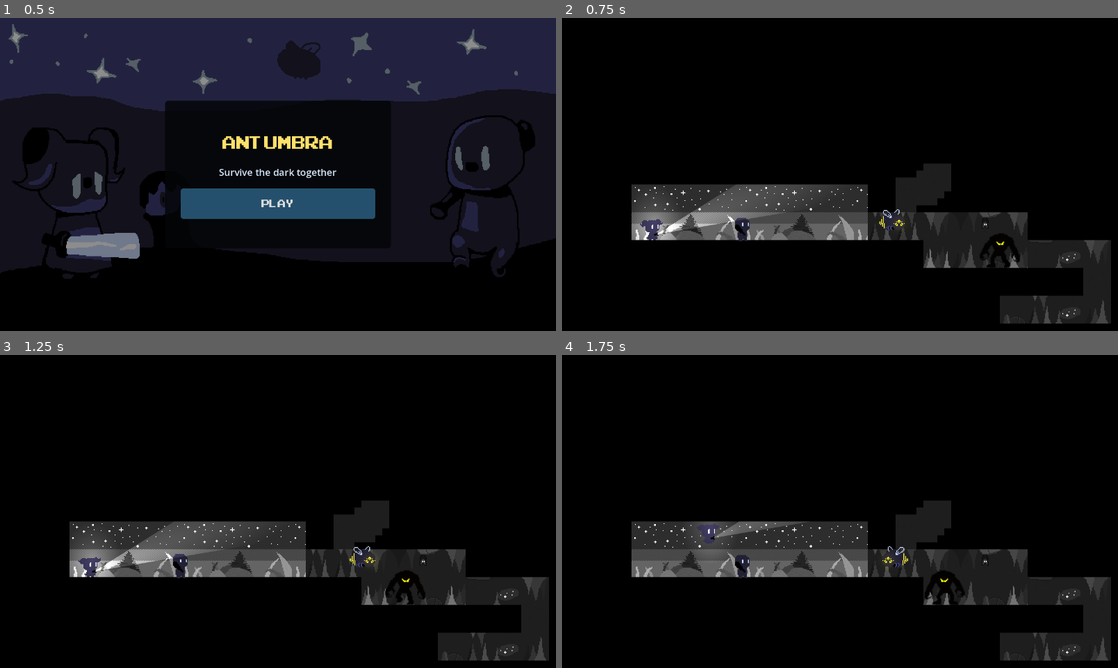
Above: before the commit, frames 1-4 (two rows, left to right).
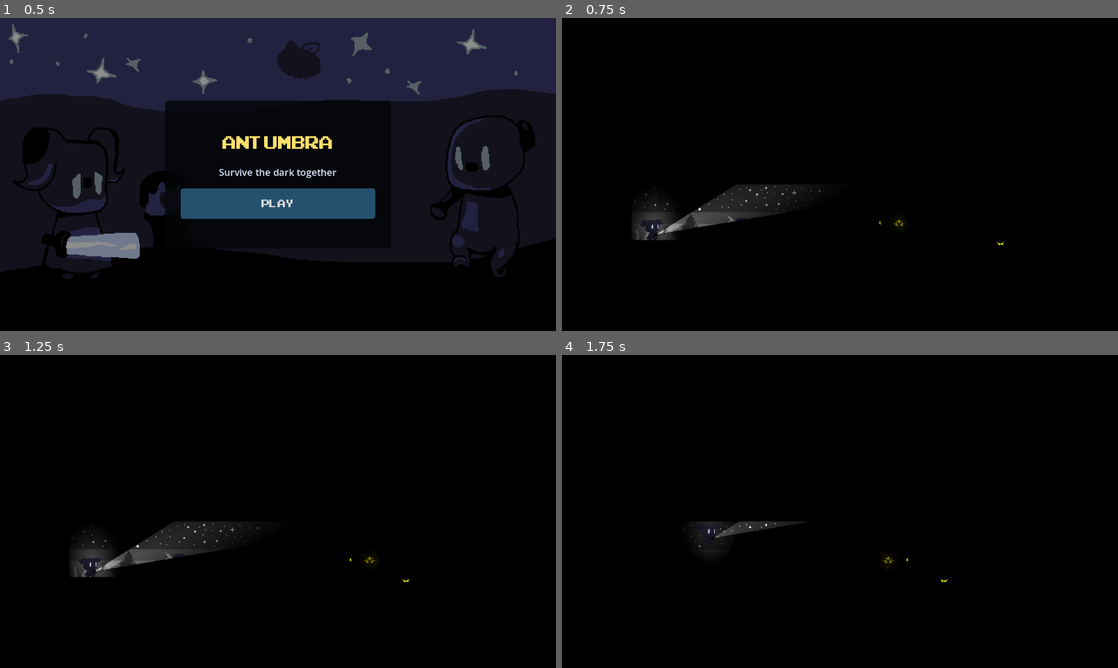
Above: after the commit, the same moments.

Repository: Makelfy/project-fire-and-water
Game: Godot game, scene res://scenes/main_menu.tscn
The game is run twice, just before and just after one commit, with the same random seed, the same clock (stepped at 60 frames per second) and the same inputs. The engine's default icon, where the game draws it, is replaced by a stand-in: a white triangle on a blue panel in a dark square.
Inputs (mouse positions are in pixels of both pictures, inside the frame that each line leads up to):
- Up to frame 1 (0.5 s): no input
- Up to frame 2 (0.75 s): click "PLAY" at 0.5 s
- Up to frame 3 (1.25 s): no input
- Up to frame 4 (1.75 s): move the mouse to (962, 495) at 1.27 s; hold Right (ui_right) from 1.28 s (still down); tap Space (attack) at 1.35 s; tap Up (up1) at 1.52 s

Frame 1 is identical in both runs. In frame 2, 16% of the frame differs, in the area x 12-99%, y 46-98%; in frame 3, 16%; in frame 4, 16%.

Commit message:
asas

Diff:
--- a/scenes/bullet.tscn
+++ b/scenes/bullet.tscn
@@ -1,6 +1,5 @@
-[gd_scene format=3 uid="uid://cykrfm76nmcrb"]
+[gd_scene format=3 uid="uid://b3ecxlmyl5780"]
 
-[ext_resource type="Texture2D" uid="uid://rywgr1trs0kn" path="res://assets/images/icon.svg" id="1_mkf8s"]
 [ext_resource type="Script" uid="uid://c78ed7nds2v4g" path="res://scripts/bullet.gd" id="1_y25gk"]
 
 [sub_resource type="CapsuleShape2D" id="CapsuleShape2D_y25gk"]
@@ -8,6 +7,7 @@
 height = 134.40894
 
 [node name="Bullet" type="Area2D" unique_id=185754786]
+z_index = 12
 scale = Vector2(0.129, 0.133)
 collision_mask = 7
 script = ExtResource("1_y25gk")
@@ -16,8 +16,11 @@
 scale = Vector2(1.4964219, 1.3558415)
 shape = SubResource("CapsuleShape2D_y25gk")
 
-[node name="Sprite2D" type="Sprite2D" parent="." unique_id=696985325]
-scale = Vector2(1.4964219, 1.3558415)
-texture = ExtResource("1_mkf8s")
+[node name="ColorRect" type="ColorRect" parent="." unique_id=395708809]
+offset_left = -62.015503
+offset_top = -67.66917
+offset_right = 69.76744
+offset_bottom = 67.66915
+color = Color(1, 0.7137255, 0, 1)
 
 [connection signal="body_entered" from="." to="." method="_on_body_entered"]
--- a/scenes/enemy.tscn
+++ b/scenes/enemy.tscn
@@ -2,9 +2,14 @@
 
 [ext_resource type="Script" uid="uid://dao3uxxfc3fdl" path="res://scripts/enemy.gd" id="1_md0e3"]
 [ext_resource type="Texture2D" uid="uid://d0qx6wbf2gpd1" path="res://assets/images/enemy.png" id="2_4ra3w"]
+[ext_resource type="AudioStream" uid="uid://dig2jqpdwwdq0" path="res://audio/sound_effects/enemy/enemy/wandering/enemy_wandering2.mp3" id="2_8qclf"]
 [ext_resource type="Texture2D" uid="uid://cx6od42bj8bjs" path="res://2d_lights_and_shadows_neutral_point_light.webp" id="3_4ra3w"]
 [ext_resource type="Texture2D" uid="uid://hhrula0b1xas" path="res://assets/images/enemy_walking.png" id="3_c4w8v"]
+[ext_resource type="AudioStream" uid="uid://bnjj6ld1uuggb" path="res://audio/sound_effects/enemy/enemy/wandering/enemy_wandering3.mp3" id="3_w8i8w"]
+[ext_resource type="AudioStream" uid="uid://d0k8d4hjcunv" path="res://audio/sound_effects/enemy/enemy/wandering/enemy_wandering4.mp3" id="4_otmr2"]
 [ext_resource type="Texture2D" uid="uid://cegl2y4xdqee3" path="res://assets/images/enemy_walking2.png" id="4_xwavj"]
+[ext_resource type="AudioStream" uid="uid://b11gmeih1qtgy" path="res://audio/sound_effects/enemy/enemy/wandering/enemy_wandering5.mp3" id="5_wtq4b"]
+[ext_resource type="AudioStream" uid="uid://bt74tgs347tqj" path="res://audio/sound_effects/enemy/enemy/wandering/enemy_wandering.mp3" id="6_j0cyh"]
 
 [sub_resource type="RectangleShape2D" id="RectangleShape2D_5uy6h"]
 size = Vector2(80, 80)
@@ -39,6 +44,11 @@
 patrol_point_b = NodePath("PatrolPointB")
 min_wait_time = 0.85
 max_wait_time = 2.4
+wander1 = ExtResource("2_8qclf")
+wander2 = ExtResource("3_w8i8w")
+wander3 = ExtResource("4_otmr2")
+wander4 = ExtResource("5_wtq4b")
+wander5 = ExtResource("6_j0cyh")
 
 [node name="CollisionShape2D" type="CollisionShape2D" parent="." unique_id=981531920]
 position = Vector2(32, -16)
@@ -69,10 +79,17 @@
 texture = ExtResource("3_4ra3w")
 texture_scale = 4.51
 
-[node name="PatrolPointA" type="Marker2D" parent="."]
+[node name="PatrolPointA" type="Marker2D" parent="." unique_id=1001403072]
 position = Vector2(-200, 0)
 
-[node name="PatrolPointB" type="Marker2D" parent="."]
+[node name="PatrolPointB" type="Marker2D" parent="." unique_id=2045104723]
 position = Vector2(200, 0)
 
+[node name="AudioStreamPlayer2D" type="AudioStreamPlayer2D" parent="." unique_id=2130906787]
+
+[node name="Timer" type="Timer" parent="." unique_id=376084665]
+wait_time = 5.0
+autostart = true
+
 [connection signal="body_entered" from="." to="." method="_on_body_entered"]
+[connection signal="timeout" from="Timer" to="." method="_on_timer_timeout"]
--- a/scenes/flying_enemy.tscn
+++ b/scenes/flying_enemy.tscn
@@ -2,8 +2,12 @@
 
 [ext_resource type="Script" uid="uid://dg36vct6kl7rx" path="res://scripts/flying_enemy.gd" id="1_lrtul"]
 [ext_resource type="Texture2D" uid="uid://1l6gcsaju5b7" path="res://assets/images/flying_enemy.png" id="2_dyvm4"]
+[ext_resource type="AudioStream" uid="uid://ckl3kxu7w4ugp" path="res://audio/sound_effects/enemy/flying_enemy/wandering/flying_enemy_wandering2.mp3" id="2_x4wu4"]
 [ext_resource type="Texture2D" uid="uid://cx6od42bj8bjs" path="res://2d_lights_and_shadows_neutral_point_light.webp" id="3_dyvm4"]
+[ext_resource type="AudioStream" uid="uid://bpam1q2rqc5yn" path="res://audio/sound_effects/enemy/flying_enemy/wandering/flying_enemy_wandering3.mp3" id="3_iapyh"]
 [ext_resource type="Texture2D" uid="uid://clj6fbvqm0qvq" path="res://assets/images/flying_enemy2.png" id="3_ms2v3"]
+[ext_resource type="AudioStream" uid="uid://cnr7641dwd4vp" path="res://audio/sound_effects/enemy/flying_enemy/wandering/flying_enemy_wandering4.mp3" id="4_uekyw"]
+[ext_resource type="AudioStream" uid="uid://di87el60ms3cm" path="res://audio/sound_effects/enemy/flying_enemy/wandering/flying_enemy_wandering.mp3" id="5_2yokl"]
 
 [sub_resource type="RectangleShape2D" id="RectangleShape2D_5uy6h"]
 size = Vector2(48, 48)
@@ -27,6 +31,10 @@
 collision_mask = 7
 script = ExtResource("1_lrtul")
 start_dir = 1
+wander1 = ExtResource("2_x4wu4")
+wander2 = ExtResource("3_iapyh")
+wander3 = ExtResource("4_uekyw")
+wander4 = ExtResource("5_2yokl")
 
 [node name="CollisionShape2D" type="CollisionShape2D" parent="." unique_id=981531920]
 position = Vector2(32, -32)
@@ -78,4 +86,10 @@
 [node name="PatrolPointB" type="Marker2D" parent="." unique_id=46254673]
 position = Vector2(188, 0)
 
+[node name="Timer" type="Timer" parent="." unique_id=71856202]
+autostart = true
+
+[node name="AudioStreamPlayer2D" type="AudioStreamPlayer2D" parent="." unique_id=768011741]
+
 [connection signal="body_entered" from="." to="." method="_on_body_entered"]
+[connection signal="timeout" from="Timer" to="." method="_on_timer_timeout"]
--- a/scenes/player_1.tscn
+++ b/scenes/player_1.tscn
@@ -1,11 +1,16 @@
 [gd_scene format=3 uid="uid://drb5fwqdgypqh"]
 
 [ext_resource type="Script" uid="uid://rdk6e6blqqpx" path="res://scripts/player_1.gd" id="1_rfmnd"]
+[ext_resource type="AudioStream" uid="uid://bw7mfrd2076in" path="res://audio/sound_effects/weapon/bat/hit/bat_attack2.mp3" id="2_cyakk"]
 [ext_resource type="Texture2D" uid="uid://daujrr181n68s" path="res://assets/images/player1_attack.png" id="2_f2c3w"]
 [ext_resource type="Texture2D" uid="uid://c7baat0ta8y7i" path="res://assets/images/player1_idle2.png" id="2_vod78"]
+[ext_resource type="AudioStream" uid="uid://ietc83duiyx1" path="res://audio/sound_effects/weapon/bat/hit/bat_attack3.mp3" id="3_7m5b5"]
 [ext_resource type="Texture2D" uid="uid://c22oxs1ihfxb1" path="res://assets/images/player1_attack2.png" id="3_jkihx"]
 [ext_resource type="Texture2D" uid="uid://be6qoqyjie57q" path="res://assets/images/player1_idle.png" id="3_wqd30"]
 [ext_resource type="Texture2D" uid="uid://mngca1f68w3e" path="res://assets/images/player1_walk.png" id="4_jkihx"]
+[ext_resource type="AudioStream" uid="uid://xwe2o7jxow7n" path="res://audio/sound_effects/weapon/bat/swing/bat_attack2.mp3" id="4_xfu11"]
+[ext_resource type="AudioStream" uid="uid://5mww66oltqdy" path="res://audio/sound_effects/weapon/bat/swing/bat_attack.mp3" id="5_ngimn"]
+[ext_resource type="AudioStream" uid="uid://dtofnv86s8rwo" path="res://audio/sound_effects/main_character_hurt.mp3" id="6_ngimn"]
 [ext_resource type="Texture2D" uid="uid://mvl2lba07x3m" path="res://assets/images/attack.png" id="6_qgfdq"]
 
 [sub_resource type="SpriteFrames" id="SpriteFrames_f2c3w"]
@@ -53,6 +58,11 @@
 [node name="player1" type="CharacterBody2D" unique_id=1766431460 groups=["player"]]
 collision_layer = 2
 script = ExtResource("1_rfmnd")
+attack_sound1 = ExtResource("2_cyakk")
+attack_sound2 = ExtResource("3_7m5b5")
+attackhit_sound1 = ExtResource("4_xfu11")
+attackhit_sound2 = ExtResource("5_ngimn")
+hit_sound = ExtResource("6_ngimn")
 
 [node name="AnimatedSprite2D" type="AnimatedSprite2D" parent="." unique_id=1339888960]
 texture_filter = 5
@@ -76,6 +86,8 @@
 
 [node name="AttackTimer" type="Timer" parent="." unique_id=705868225]
 
+[node name="AudioStreamPlayer2D" type="AudioStreamPlayer2D" parent="." unique_id=1406148716]
+
 [connection signal="animation_finished" from="AnimatedSprite2D" to="." method="_on_animated_sprite_2d_animation_finished"]
 [connection signal="area_entered" from="attack" to="." method="_on_attack_area_entered"]
 [connection signal="timeout" from="AttackTimer" to="." method="_on_attack_timer_timeout"]
--- a/scenes/player_2.tscn
+++ b/scenes/player_2.tscn
@@ -1,6 +1,7 @@
 [gd_scene format=3 uid="uid://bh8t3lwtdxfk6"]
 
 [ext_resource type="Script" uid="uid://opem2o1funvr" path="res://scripts/player_2.gd" id="1_l6tho"]
+[ext_resource type="AudioStream" uid="uid://dtofnv86s8rwo" path="res://audio/sound_effects/main_character_hurt.mp3" id="2_b2c7a"]
 [ext_resource type="Texture2D" uid="uid://bvm445mk7hy2h" path="res://assets/images/player2_walk.png" id="2_povjg"]
 [ext_resource type="Script" path="res://scenes/flashlight.gd" id="3_0mr0g"]
 [ext_resource type="Texture2D" uid="uid://bur5u5wl1w8sr" path="res://assets/images/player2_idle.png" id="3_hkoe6"]
@@ -44,6 +45,7 @@
 [node name="player2" type="CharacterBody2D" unique_id=1334981847 groups=["player"]]
 collision_layer = 4
 script = ExtResource("1_l6tho")
+hit_sound = ExtResource("2_b2c7a")
 
 [node name="AnimatedSprite2D" type="AnimatedSprite2D" parent="." unique_id=2121929346]
 position = Vector2(0, -8)
@@ -82,5 +84,7 @@
 texture = ExtResource("9_ne6jw")
 texture_scale = 4.51
 
+[node name="AudioStreamPlayer2D" type="AudioStreamPlayer2D" parent="." unique_id=1038108090]
+
 [connection signal="area_entered" from="Flashlight" to="." method="_on_flashlight_area_entered"]
 [connection signal="area_exited" from="Flashlight" to="." method="_on_flashlight_area_exited"]
--- a/scenes/ranged_monster.tscn
+++ b/scenes/ranged_monster.tscn
@@ -1,22 +1,53 @@
-[gd_scene format=3 uid="uid://ba3nunuuf1ek"]
+[gd_scene format=3 uid="uid://bglb1a0hflbft"]
 
 [ext_resource type="Script" uid="uid://drwh624jcaes3" path="res://scripts/ranged_monster.gd" id="1_rwvi7"]
-[ext_resource type="PackedScene" uid="uid://cykrfm76nmcrb" path="res://scenes/bullet.tscn" id="2_4xx58"]
-[ext_resource type="Texture2D" uid="uid://d0qx6wbf2gpd1" path="res://assets/images/enemy.png" id="2_yb8kd"]
+[ext_resource type="PackedScene" uid="uid://b3ecxlmyl5780" path="res://scenes/bullet.tscn" id="2_4xx58"]
+[ext_resource type="Texture2D" uid="uid://chqh70i21l4h7" path="res://assets/images/shooting_enemy.png" id="3_4xx58"]
+[ext_resource type="AudioStream" uid="uid://csy3dt8munia3" path="res://audio/sound_effects/enemy/shooting_enemy/attack/shooting_enemy_attack2.mp3" id="3_e2meb"]
+[ext_resource type="AudioStream" uid="uid://c0kxv8x6i1dur" path="res://audio/sound_effects/enemy/shooting_enemy/attack/shooting_enemy_attack3.mp3" id="4_i373v"]
+[ext_resource type="Texture2D" uid="uid://dynj5a1r2lq88" path="res://assets/images/shooting_enemy2.png" id="4_kgish"]
+[ext_resource type="AudioStream" uid="uid://bps44gweusiol" path="res://audio/sound_effects/enemy/shooting_enemy/attack/shooting_enemy_attack4.mp3" id="5_jgs8b"]
+[ext_resource type="Texture2D" uid="uid://cbia1arbe7vrv" path="res://assets/images/shooting_enemy_shoot.png" id="5_kgish"]
+[ext_resource type="AudioStream" uid="uid://dm8mq47x8r3ri" path="res://audio/sound_effects/enemy/shooting_enemy/attack/shooting_enemy_attack5.mp3" id="6_iqp7w"]
+[ext_resource type="AudioStream" uid="uid://davkaasf6uane" path="res://audio/sound_effects/enemy/shooting_enemy/attack/shooting_enemy_attack.mp3" id="7_8gedd"]
 
-[sub_resource type="CapsuleShape2D" id="CapsuleShape2D_4xx58"]
-height = 36.0
+[sub_resource type="SpriteFrames" id="SpriteFrames_5boi2"]
+animations = [{
+"frames": [{
+"duration": 1.0,
+"texture": ExtResource("3_4xx58")
+}, {
+"duration": 1.0,
+"texture": ExtResource("4_kgish")
+}],
+"loop": true,
+"name": &"default",
+"speed": 5.0
+}, {
+"frames": [{
+"duration": 1.0,
+"texture": ExtResource("5_kgish")
+}],
+"loop": true,
+"name": &"shoot",
+"speed": 5.0
+}]
+
+[sub_resource type="RectangleShape2D" id="RectangleShape2D_74y1t"]
+size = Vector2(24, 46)
 
 [node name="RangedMonster" type="Area2D" unique_id=1576581175 groups=["enemy"]]
 collision_mask = 7
 script = ExtResource("1_rwvi7")
 bullet = ExtResource("2_4xx58")
+shoot1 = ExtResource("3_e2meb")
+shoot2 = ExtResource("4_i373v")
+shoot3 = ExtResource("5_jgs8b")
+shoot4 = ExtResource("6_iqp7w")
+shoot5 = ExtResource("7_8gedd")
 
-[node name="CollisionShape2D" type="CollisionShape2D" parent="." unique_id=316910807]
-shape = SubResource("CapsuleShape2D_4xx58")
-
-[node name="Sprite2D" type="Sprite2D" parent="." unique_id=779214289]
-texture = ExtResource("2_yb8kd")
+[node name="Sprite2D" type="AnimatedSprite2D" parent="." unique_id=873292329]
+sprite_frames = SubResource("SpriteFrames_5boi2")
 
 [node name="Player1Raycast" type="RayCast2D" parent="." unique_id=382995108]
 collision_mask = 6
@@ -28,5 +59,13 @@
 wait_time = 3.0
 autostart = true
 
+[node name="CollisionShape2D" type="CollisionShape2D" parent="." unique_id=316910807]
+position = Vector2(2, 9)
+shape = SubResource("RectangleShape2D_74y1t")
+
+[node name="Timer2" type="Timer" parent="." unique_id=297905584]
+
+[node name="AudioStreamPlayer2D" type="AudioStreamPlayer2D" parent="." unique_id=1637598746]
+
 [connection signal="body_entered" from="." to="." method="_on_body_entered"]
 [connection signal="timeout" from="Timer" to="." method="_on_timer_timeout"]
--- a/scenes/test_scene.tscn
+++ b/scenes/test_scene.tscn
@@ -5,10 +5,10 @@
 [ext_resource type="Texture2D" uid="uid://bttwdcaa02r63" path="res://assets/images/Sprite-0002-Sheet.png" id="2_rnaij"]
 [ext_resource type="PackedScene" uid="uid://bh8t3lwtdxfk6" path="res://scenes/player_2.tscn" id="4_7ddre"]
 [ext_resource type="Texture2D" uid="uid://rywgr1trs0kn" path="res://assets/images/icon.svg" id="5_qjeyg"]
-[ext_resource type="Script" uid="uid://cu86vlmtay04e" path="res://scripts/canvas_layer.gd" id="6_canvas"]
+[ext_resource type="Script" path="res://scripts/canvas_layer.gd" id="6_canvas"]
 [ext_resource type="PackedScene" uid="uid://djul02odexf1a" path="res://scenes/gameover.tscn" id="7_gameover"]
 [ext_resource type="PackedScene" uid="uid://bvmjmb4y3q1gy" path="res://scenes/flying_enemy.tscn" id="8_rnaij"]
-[ext_resource type="PackedScene" uid="uid://bh6m1ek5wcrh7" path="res://scenes/spike.tscn" id="9_h3xc6"]
+[ext_resource type="PackedScene" uid="uid://bglb1a0hflbft" path="res://scenes/ranged_monster.tscn" id="10_s36qc"]
 
 [sub_resource type="OccluderPolygon2D" id="OccluderPolygon2D_qjeyg"]
 polygon = PackedVector2Array(-8, -8, 8, -8, 8, 8, -8, 8)
@@ -1140,12 +1140,12 @@
 position = Vector2(560, 639)
 
 [node name="CanvasModulate" type="CanvasModulate" parent="." unique_id=226177707]
-visible = false
 position = Vector2(16.000122, -316)
 scale = Vector2(0.25599992, 0.21066669)
 color = Color(0, 0, 0, 1)
 
 [node name="TileMapLayer" type="TileMapLayer" parent="." unique_id=493040724]
+z_index = -1
 tile_map_data = PackedByteArray("AADe/9f/AQAAAAAAAADe/9j/AQAAAAEAAADf/9f/AQABAAAAAADf/9j/AQABAAEAAADe/9n/AQAAAAAAAADe/9 …(64208 unchanged characters)…
 tile_set = SubResource("TileSet_wtsjf")
 
@@ -1189,7 +1189,9 @@
 z_index = 3
 position = Vector2(144, -141)
 
-[node name="Spike" parent="." unique_id=497970394 instance=ExtResource("9_h3xc6")]
-position = Vector2(-16, -55)
+[node name="RangedMonster" parent="." unique_id=1576581175 node_paths=PackedStringArray("player1", "player2") instance=ExtResource("10_s36qc")]
+position = Vector2(17, -160)
+player1 = NodePath("../player1")
+player2 = NodePath("../player2")
 
 [connection signal="pressed" from="CanvasLayer/Button" to="CanvasLayer" method="_on_button_pressed"]
--- a/scripts/bullet.gd
+++ b/scripts/bullet.gd
@@ -18,10 +18,9 @@
 	global_position += dir * SPEED * delta
 
 func _on_body_entered(body: Node2D) -> void:
-	print("hit player")
 	if body.is_in_group("player"):
-		var sprite = body.get_child(0)
-		sprite.modulate = Color(1.0, 0.0, 0.0, 1.0)
+		body.take_damage(30)
+
 		body.start_timer()
 		if body.has_method("apply_knockback"):
 			body.apply_knockback(global_position)
--- a/scripts/enemy.gd
+++ b/scripts/enemy.gd
@@ -10,6 +10,14 @@
 @export var min_wait_time: float = 0.35
 @export var max_wait_time: float = 1.2
 
+@export var wander1 : AudioStream
+@export var wander2 : AudioStream
+@export var wander3 : AudioStream
+@export var wander4 : AudioStream
+@export var wander5 : AudioStream
+var wander_sounds : Array
+
+
 var patrol_points: Array[Vector2] = []
 var target_point_index: int = 1
 var direction: int = 1
@@ -21,6 +29,13 @@
 	_setup_patrol_points()
 	_update_sprite()
 	_play_walk_animation()
+	wander_sounds.append(wander1)
+	wander_sounds.append(wander2)
+	wander_sounds.append(wander3)
+	wander_sounds.append(wander4)
+	wander_sounds.append(wander5)
+	$AudioStreamPlayer2D.volume_db = 10
+	$Timer.wait_time = randf_range(5, 7)
 
 func _physics_process(delta: float) -> void:
 	if patrol_points.size() < 2 or is_waiting:
@@ -123,3 +138,8 @@
 
 func set_damagable(val):
 	is_damagable = val
+
+
+func _on_timer_timeout() -> void:
+	$AudioStreamPlayer2D.stream = wander_sounds.pick_random()
+	$AudioStreamPlayer2D.play()
--- a/scripts/flying_enemy.gd
+++ b/scripts/flying_enemy.gd
@@ -13,7 +13,20 @@
 
 var light_start_positions := {}
 
+@export var wander1 : AudioStream
+@export var wander2 : AudioStream
+@export var wander3 : AudioStream
+@export var wander4 : AudioStream
+var wander_sounds : Array
+
 func _ready() -> void:
+	wander_sounds.append(wander1)
+	wander_sounds.append(wander2)
+	wander_sounds.append(wander3)
+	wander_sounds.append(wander4)
+	$AudioStreamPlayer2D.volume_db = 10
+	$Timer.wait_time = randf_range(5, 7)
+
 	# Save the initial starting position
 	start_pos_x = global_position.x
 	$Sprite2D.play("default")
@@ -74,3 +87,8 @@
 
 func set_damagable(val):
 	is_damagable = val
+
+
+func _on_timer_timeout() -> void:
+	$AudioStreamPlayer2D.stream = wander_sounds.pick_random()
+	$AudioStreamPlayer2D.play()
--- a/scripts/player_1.gd
+++ b/scripts/player_1.gd
@@ -7,6 +7,13 @@
 const ACC = 20.0
 var JUMP_VELOCITY = Config.PLAYER_JUMP_FORCE
 
+@export var attack_sound1 :AudioStream
+@export var attack_sound2 :AudioStream
+var attack_sounds : Array
+@export var attackhit_sound1 :AudioStream
+@export var attackhit_sound2 :AudioStream
+var attackhit_sounds : Array
+@export var hit_sound : AudioStream
 # Knockback parameters
 @export var KNOCKBACK_FORCE = 300
 const KNOCKBACK_DURATION = 0.18
@@ -18,6 +25,10 @@
 var is_dead = false
 
 func _ready():
+	attack_sounds.append(attack_sound1)
+	attack_sounds.append(attack_sound2)
+	attackhit_sounds.append(attackhit_sound1)
+	attackhit_sounds.append(attackhit_sound2)
 	HEALTH = Config.PLAYER_HEALTH
 	$AnimatedSprite2D.modulate = Color(1, 1, 1, 1.0)
 	$AnimatedSprite2D.play("default")
@@ -79,6 +90,8 @@
 
 func start_attack():
 	is_attacking = true
+	$AudioStreamPlayer2D.stream = attackhit_sounds.pick_random()
+	$AudioStreamPlayer2D.play()
 	$AnimatedSprite2D.play("ATTACK")
 	$AttackTimer.start()
 	$attack.show()
@@ -91,7 +104,6 @@
 func handle_death() -> void:
 	if is_dead:
 		return
-
 	is_dead = true
 	velocity = Vector2.ZERO
 	knockback_time_left = 0.0
@@ -116,6 +128,9 @@
 		return
 	if is_dead:
 		return
+
+	$AudioStreamPlayer2D.stream = hit_sound
+	$AudioStreamPlayer2D.play()
 
 	if not damage_cooldown:
 		damage_cooldown = true
@@ -148,6 +163,9 @@
 
 func _on_attack_area_entered(area: Area2D) -> void:
 	if(area.is_in_group("enemy")):
+		if(area.is_damagable):
+			$AudioStreamPlayer2D.stream = attack_sounds.pick_random()
+			$AudioStreamPlayer2D.play()
 		area.take_damage()
 
 func _on_attack_timer_timeout() -> void:
--- a/scripts/player_2.gd
+++ b/scripts/player_2.gd
@@ -7,6 +7,7 @@
 const ACC = 20.0
 var JUMP_VELOCITY = Config.PLAYER_JUMP_FORCE
 
+@export var hit_sound : AudioStream
 # Knockback parameters
 @export var KNOCKBACK_FORCE = 300
 const KNOCKBACK_DURATION = 0.18
@@ -81,7 +82,8 @@
 func take_damage(damage: float) -> void:
 	if is_dead:
 		return
-
+	$AudioStreamPlayer2D.stream = hit_sound
+	$AudioStreamPlayer2D.play()
 	if not damage_cooldown:
 		damage_cooldown = true
 		HEALTH -= damage
--- a/scripts/ranged_monster.gd
+++ b/scripts/ranged_monster.gd
@@ -9,6 +9,12 @@
 @onready var player1_raycast: RayCast2D = $Player1Raycast
 @onready var player2_raycast: RayCast2D = $Player2Raycast
 
+@export var shoot1 : AudioStream
+@export var shoot2 : AudioStream
+@export var shoot3 : AudioStream
+@export var shoot4 : AudioStream
+@export var shoot5 : AudioStream
+var shoot_sounds : Array
 var player1_firable: bool = false
 var player2_firable: bool = false
 var isShooting: bool = false
@@ -17,6 +23,12 @@
 var is_damagable := false
 
 func _ready() -> void:
+	shoot_sounds.append(shoot1)
+	shoot_sounds.append(shoot2)
+	shoot_sounds.append(shoot3)
+	shoot_sounds.append(shoot4)
+	shoot_sounds.append(shoot5)
+	$Sprite2D.play("default")
 	player1_raycast.enabled = true
 	player2_raycast.enabled = true
 
@@ -29,8 +41,8 @@
 
 
 func _physics_process(delta: float) -> void:
-	player1_firable = can_shoot_player(player1, player1_raycast)
-	player2_firable = can_shoot_player(player2, player2_raycast)
+	player1_firable = true
+	player2_firable = true
 
 func can_shoot_player(player: CharacterBody2D, raycast: RayCast2D) -> bool:
 	if player == null:
@@ -45,13 +57,17 @@
 func shoot(player):
 	if bullet == null:
 		return
-
+	$Sprite2D.play("shoot")
+	$AudioStreamPlayer2D.stream = shoot_sounds.pick_random()
+	$AudioStreamPlayer2D.play()
 	var instance = bullet.instantiate()
 	instance.dir = (player.global_position - global_position).normalized()
 	instance.spawnPos = global_position
 	instance.spawnRot = rotation
 	instance.zDex = z_index - 1
 	main.add_child.call_deferred(instance)
+	await get_tree().create_timer(0.1).timeout
+	$Sprite2D.play("default")
 
 func _on_timer_timeout() -> void:
 	if player1_firable and player2_firable:
